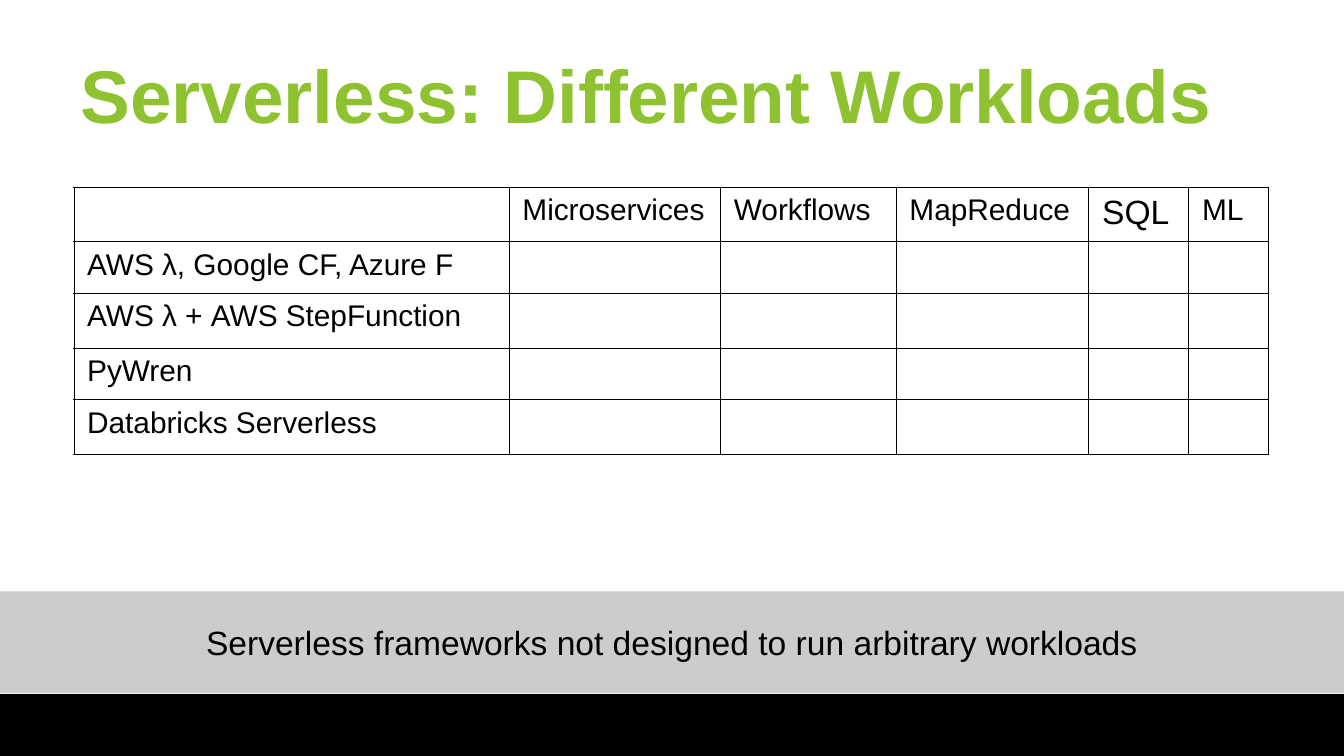
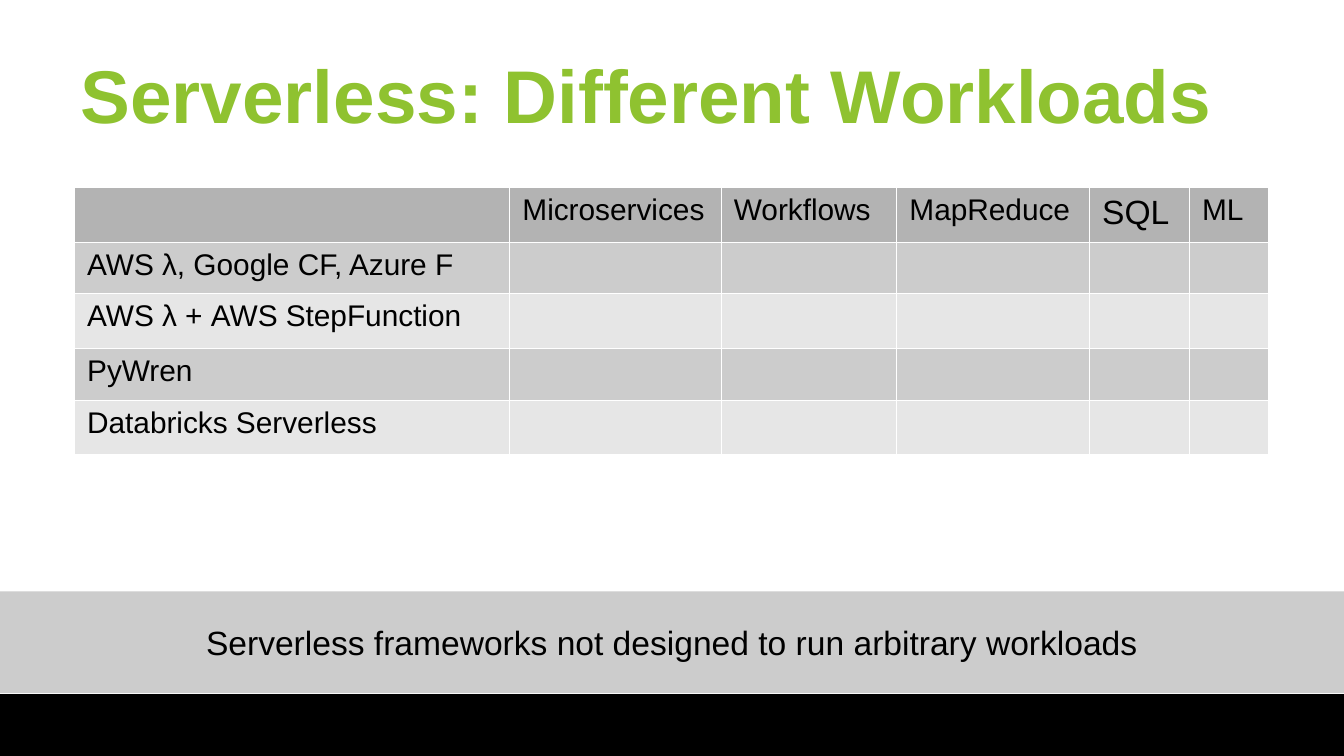
Before and after one commit to huangyibo/spark-summit-18, a slide deck: slide 11 of slides/spark-summit-18.odp. Drawn at 1344x756 pixels with LibreOffice and Linux fonts; fonts in the diff are those of the drawing; background and template pictures are left out. Boxes give left, top, right and bottom in pixels: in the first picture for what was removed or moved away, otherwise in the second. Text is boxed around its words. In the diff, an @@ line names an element or a change of style, - is before the commit and + after.

```diff
--- a/slides/spark-summit-18.odp
+++ b/slides/spark-summit-18.odp
@@ table at box(74, 187, 1267, 454) @@
@@ fill none to #B3B3B3 in 5 cells @@
@@ fill none to #CCCCCC in 2 cells @@
@@ fill none to #E6E6E6 in 2 cells @@
@@ borders changed @@
```
Also in this commit, not shown: 2 other slides changed, 1 slide added, 1 slide removed.
